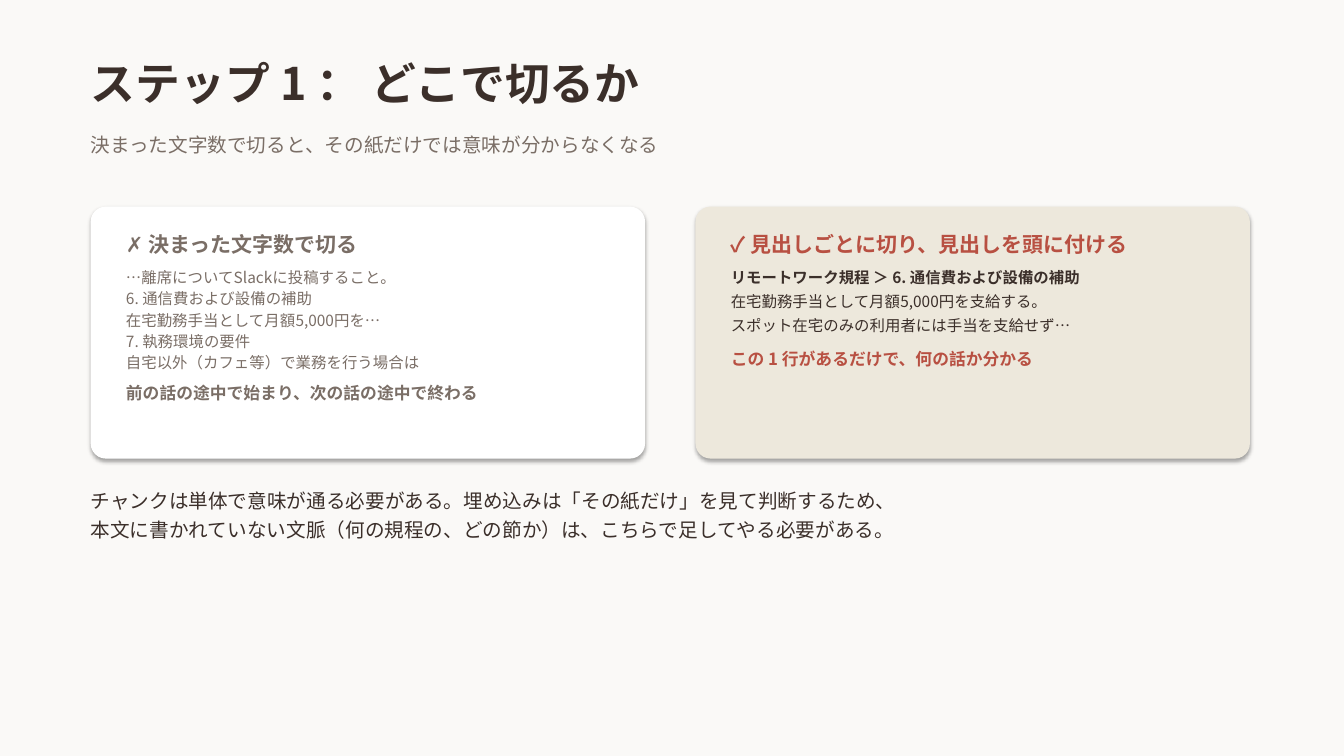
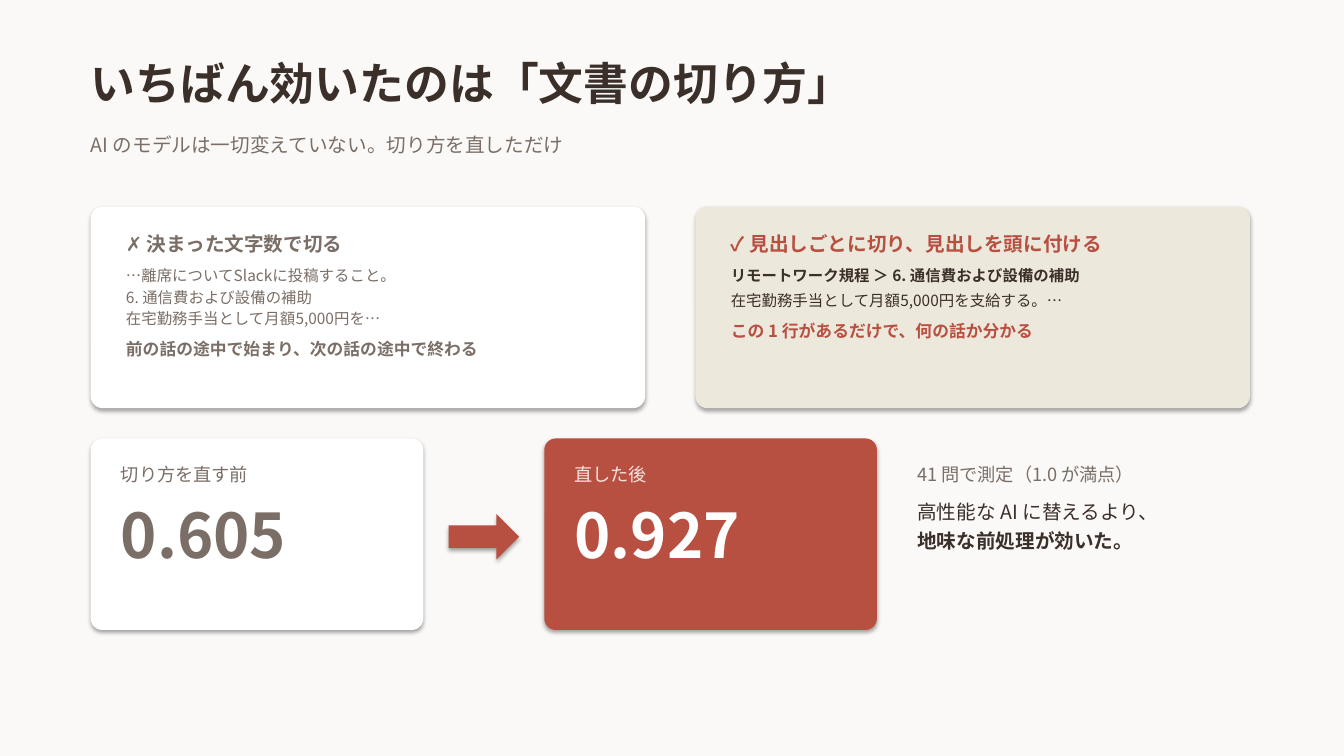
Before and after one commit to 20061111adg-debug/rag-workshop, a slide deck: slide 4 of docs/RAGとは.pptx (slide 5 before the commit). Drawn at 1344x756 pixels with LibreOffice and Linux fonts; fonts in the diff are those of the drawing. Boxes give left, top, right and bottom in pixels: in the first picture for what was removed or moved away, otherwise in the second. Text is boxed around its words. In the diff, an @@ line names an element or a change of style, - is before the commit and + after.

```diff
--- a/docs/RAGとは.pptx
+++ b/docs/RAGとは.pptx
@@ text at box(91, 61, 853, 104): text changed @@
-ステップ 1 ： どこで切るか
+いちばん効いたのは「文書の切り方」
@@ text at box(91, 135, 564, 154): text changed @@
-決まった文字数で切ると、その紙だけでは意味が分からなくなる
+AI のモデルは一切変えていない。切り方を直しただけ
@@ rounded rectangle: place and size @@
-rounded rectangle at box(91, 207, 645, 459)
+rounded rectangle at box(91, 207, 645, 408)
@@ rounded rectangle: place and size @@
-rounded rectangle at box(696, 207, 1250, 459)
+rounded rectangle at box(696, 207, 1250, 408)
@@ text at box(126, 234, 380, 327): size 15 to 14 pt in "✗ 決まった文字数で切る"; more space between paragraphs @@
@@ text at box(749, 234, 1102, 253): size 15 to 14 pt in "✓ 見出しごとに切り、見出しを頭に付ける" @@
@@ text at box(731, 293, 1063, 309): text changed @@
-在宅勤務手当として月額5,000円を支給する。
-スポット在宅のみの利用者には手当を支給せず…
+在宅勤務手当として月額5,000円を支給する。…
@@ text at box(126, 334, 419, 370): paragraphs removed @@
-7. 執務環境の要件
-自宅以外（カフェ等）で業務を行う場合は
@@ rounded rectangle added at box(91, 439, 423, 630), fill #FFFFFF @@
@@ rounded rectangle added at box(544, 439, 877, 630), fill #B85042 @@
@@ text added at box(121, 466, 286, 559), 13 pt, text #7A6E66 @@
+切り方を直す前
+0.605
@@ text added at box(575, 466, 740, 559), 44 pt, text #FFFFFF, bold @@
+直した後
+0.927
@@ text added at box(917, 465, 1158, 550), 14 pt, text #3B2F2A @@
+41 問で測定（1.0 が満点）
+高性能な AI に替えるより、
+地味な前処理が効いた。
@@ text removed at box(91, 491, 896, 539) @@
-チャンクは単体で意味が通る必要がある。埋め込みは「その紙だけ」を見て判断するため、
-本文に書かれていない文脈（何の規程の、どの節か）は、こちらで足してやる必要がある。
@@ right arrow added at box(449, 514, 519, 560), fill #B85042 @@
```
Also in this commit, not shown: 7 other slides changed, 1 slide added, 7 slides removed, 1 other file.
